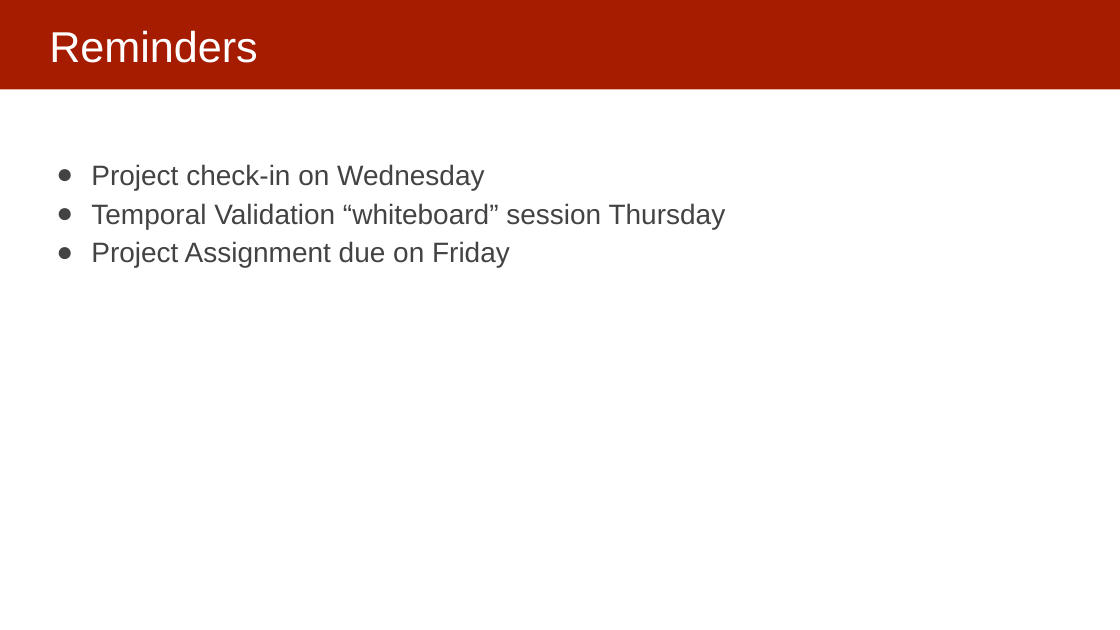
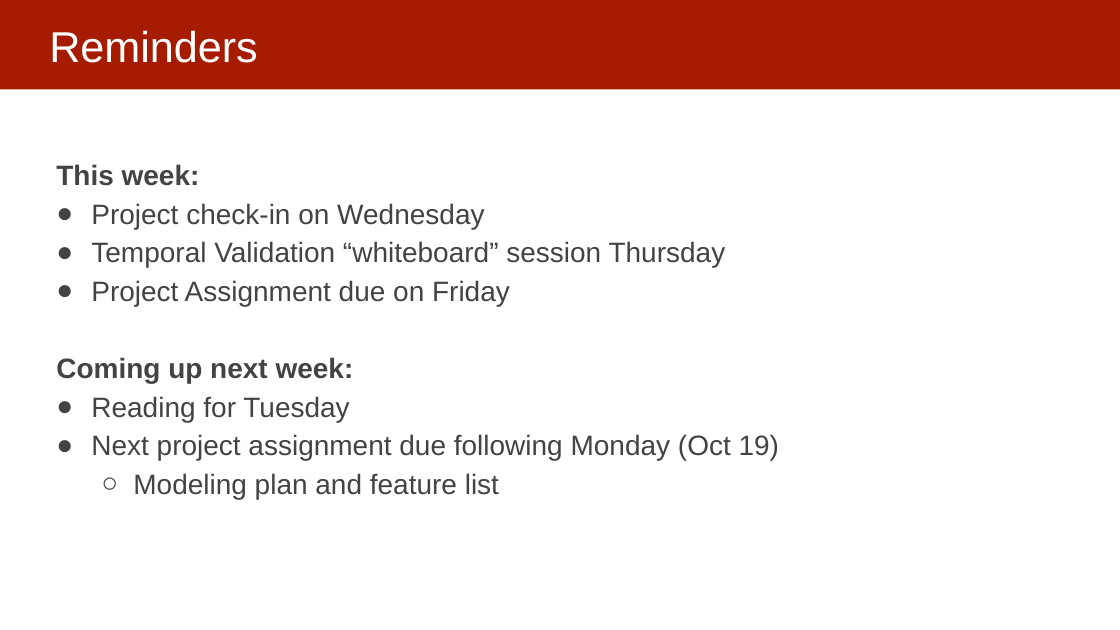
Before and after one commit to dssg/mlforpublicpolicylab, a slide deck: slide 3 of 06 - Performance and Evaluation Pt 1/Model Selection and Validation - Part I.pptx (slide 2 before the commit). Drawn at 1120x630 pixels with LibreOffice and Linux fonts; fonts in the diff are those of the drawing. Boxes give left, top, right and bottom in pixels: in the first picture for what was removed or moved away, otherwise in the second. Text is boxed around its words. In the diff, an @@ line names an element or a change of style, - is before the commit and + after.

```diff
--- a/06 - Performance and Evaluation Pt 1/Model Selection and Validation - Part I.pptx
+++ b/06 - Performance and Evaluation Pt 1/Model Selection and Validation - Part I.pptx
@@ text at (56, 164, 200, 186): paragraph added @@
+This week:
@@ text at (56, 357, 779, 499): paragraphs added @@
+Coming up next week:
+● Reading for Tuesday
+● Next project assignment due following Monday (Oct 19)
+  ○ Modeling plan and feature list
```
Also in this commit, not shown: 4 slides added, 1 slide removed.
